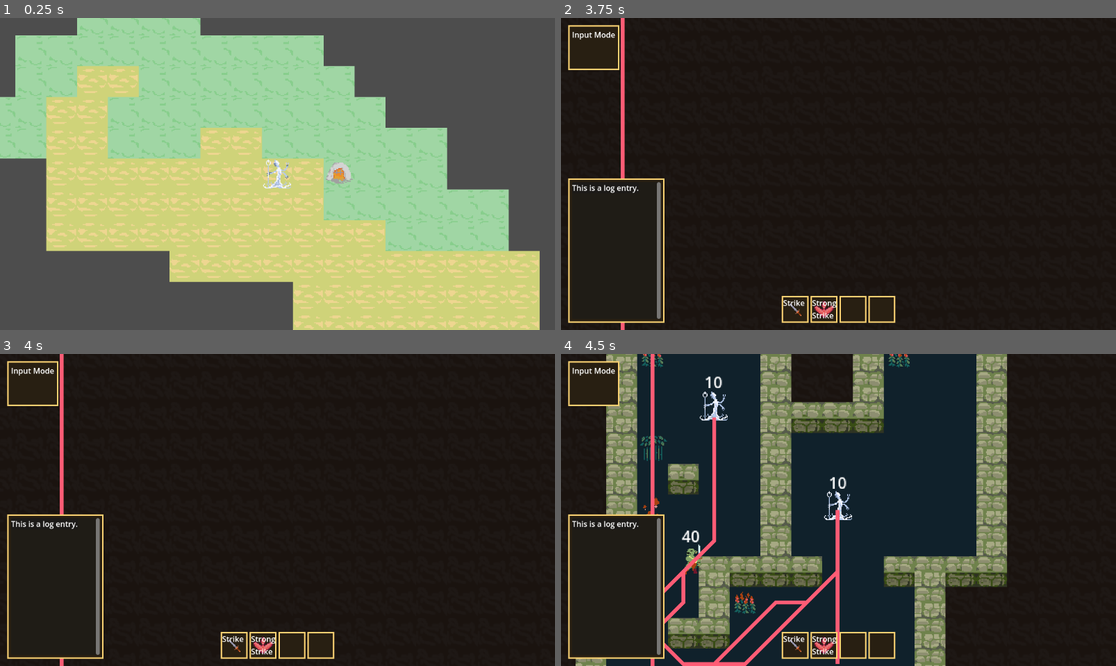
Above: before the commit, frames 1-4 (two rows, left to right).
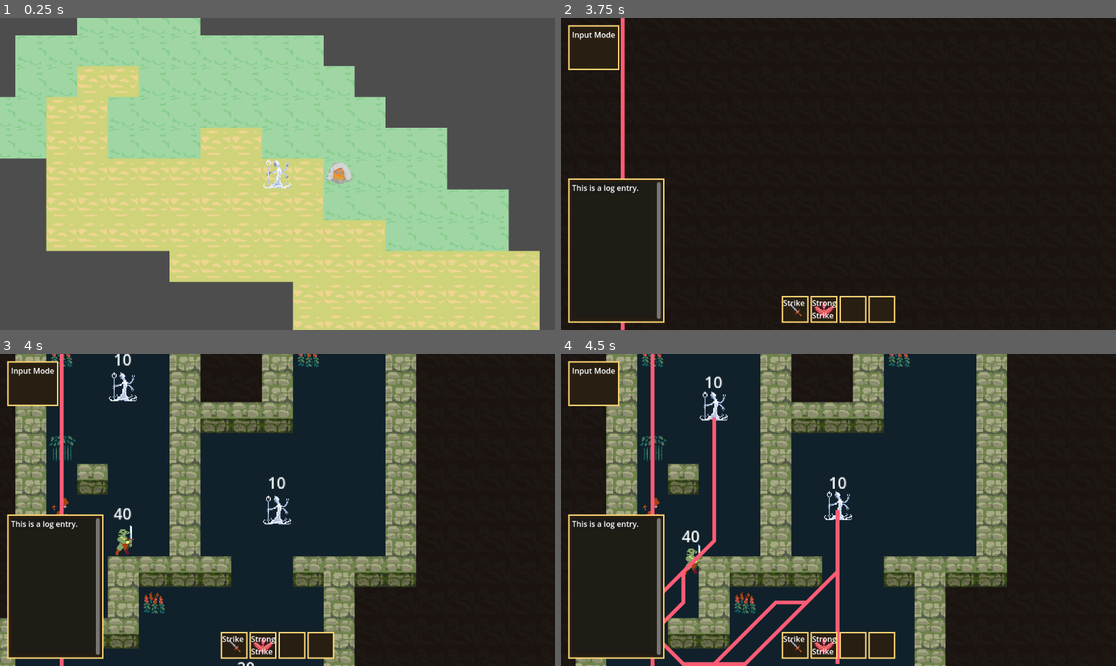
Above: after the commit, the same moments.

Repository: OttoElomaa/godot-4-roguelike-knights
Game: Godot game, scene res://Scenes/game_main.tscn
Two runs of this game, one before a commit and one after it. Both use one fixed random seed, a clock stepped at 60 frames per second and the inputs below.
Inputs:
- Up to frame 1 (0.25 s): no input
- Up to frame 2 (3.75 s): tap Enter at 0.5, 2 s; hold Right (ui_right) 0.53-1.28 s; tap 1 (1) at 0.6 s; tap 2 (2) at 0.8, 1.35 s; tap Space at 1.25, 2.75 s; hold Down (ui_down) 1.28-2.03 s; tap L (L) at 1.55, 2.1 s; hold Right (ui_right) 2.03-2.78 s; tap O (O) at 2.3, 2.85 s; hold Up (ui_up) 2.78-3.5 s; tap P (P) at 3.05 s; click "Welcome to the Dungeon" at 3.5 s
- Up to frame 3 (4 s): no input
- Up to frame 4 (4.5 s): hold Left (ui_left) from 4.28 s (still down); tap P (P) at 4.35 s

Frames 1-2 are identical in both runs. In frame 3, 41% of the frame differs, in the area x 0-75%, y 0-100%; in frame 4, nothing differs.
Error in both runs: Invalid access to property or key 'isEnemy' on a base object of type 'Nil'. (res://Scripts/Skills/SkillTargeting.gd:54)

Commit message:
Minor cleanup

Diff:
--- a/Scenes/PlayerAndCreatures/PlayerOld.tscn
+++ b/Scenes/PlayerAndCreatures/PlayerOld.tscn
@@ -45,7 +45,7 @@
 "RESET": SubResource("Animation_t048g")
 }
 
-[node name="Player" type="Node2D" groups=["player"]]
+[node name="PlayerOld" type="Node2D" groups=["player"]]
 script = ExtResource("1_m5ige")
 creatureName = "Player"
 
--- a/Scenes/world.tscn
+++ b/Scenes/world.tscn
@@ -71,12 +71,8 @@
 navigation_enabled = false
 
 [node name="DumbTimer" type="Timer" parent="Utilities"]
-wait_time = 0.4
-one_shot = true
-
-[node name="DumbTimer2" type="Timer" parent="Utilities"]
+wait_time = 0.1
 one_shot = true
 
 [connection signal="bake_finished" from="." to="." method="_on_bake_finished"]
 [connection signal="timeout" from="Utilities/DumbTimer" to="." method="_on_dumb_timer_timeout"]
-[connection signal="timeout" from="Utilities/DumbTimer2" to="." method="_on_dumb_timer_2_timeout"]
--- a/Scripts/WorldScripts/line_of_sight.gd
+++ b/Scripts/WorldScripts/line_of_sight.gd
@@ -151,20 +151,3 @@
 	for coord in coords:
 		if grid.getTileValue(coord) == 1:
 			tilemap.set_cell(coord, 0, Vector2i(0,0))
-
-
-
-	####TRYING TO FIX BUG
-	#for coord in coords:
-		#if not coord in previouslySeenTiles:
-			#tilemap.set_cell(coord, 0, Vector2i(0,0))
-
-
-
-func compareSlightDifference(vec1: Vector2, vec2: Vector2) -> bool:
-
-	if abs(vec1.x - vec2.x) > 5:
-		return false
-	if abs(vec1.y - vec2.y) > 5:
-		return false
-	return true
--- a/Scripts/world.gd
+++ b/Scripts/world.gd
@@ -287,14 +287,7 @@
 func _on_dumb_timer_timeout() -> void:
 	bake_navigation_polygon(true)
 	var pointlessReturn = $AStarGridNode.setupGrid()
-	$Utilities/DumbTimer2.start()
-
-
-
-func _on_dumb_timer_2_timeout() -> void:
-	pass
-	#if not turnOffLineOfSight:
-		#lineOfSightStuff()
+
 
 
 func _on_bake_finished() -> void:
